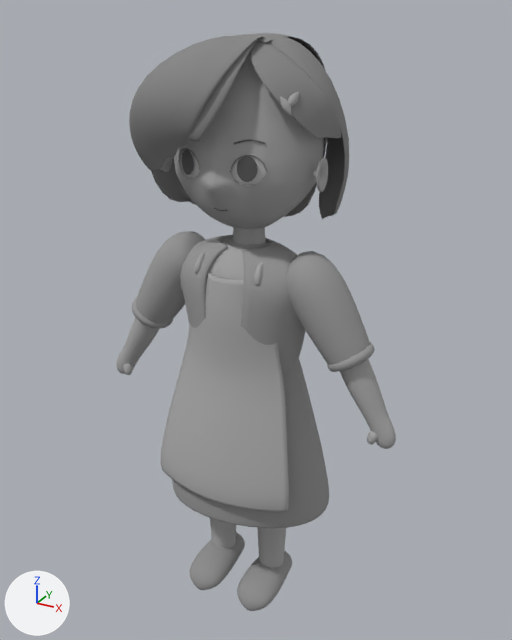
One commit to the glTF model public/assets/misaki-grayform-v1/misaki-grayform.glb: the scene before it, then after it.
The view is the same before and after, from a 50 mm lens placed at (0.812, -1.423, 1.527), pointed at (-0.003, 0.058, 0.787). Arrows for +X, +Y and +Z are at lower left; the lights stay in place. The picture after the commit comes second.

Names of what the first picture shows: 'misaki-grayform/clothed-body', 'misaki-grayform/face', 'misaki-grayform/feature-placement', 'misaki-grayform/hair' and 1 more.
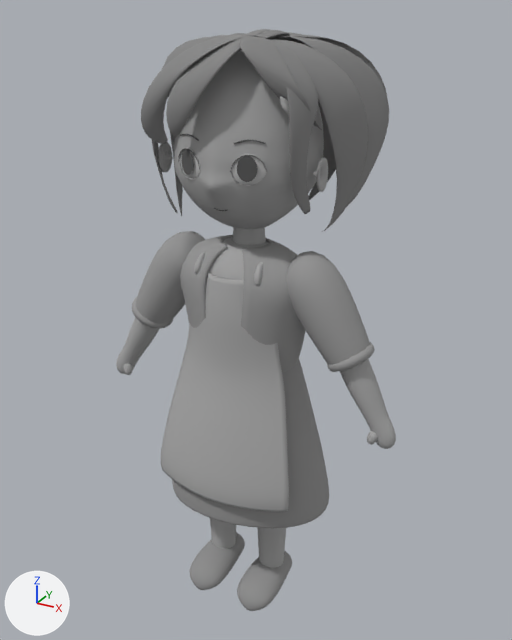
Commit message: Rearrange all Misaki hair groups into separate medium clump volumes

The change, as a diff of the scene's bpy script:
```diff
--- a/public/assets/misaki-grayform-v1/misaki-grayform.glb.py
+++ b/public/assets/misaki-grayform-v1/misaki-grayform.glb.py
@@ me_16___local_curved_crown_root_join_editable_quads_001 @@
-me_16___local_curved_crown_root_join_editable_quads_001.from_pydata(...)  # 4166 vertices, 8304 faces; spans x -0.228..0.226, y -0.191..0.223, z 1.002..1.433
+me_16___local_curved_crown_root_join_editable_quads_001.from_pydata(...)  # 4636 vertices, 9216 faces; spans x -0.264..0.271, y -0.165..0.267, z 0.995..1.441
+# me_16___local_curved_crown_root_join_editable_quads_001 part 1: the loose piece of 874 vertices spanning x -0.199..0.054, y -0.191..0.011, z 1.144..1.43 is rebuilt with 354 vertices and now spans x -0.205..0.025, y -0.144..0.001, z 1.2..1.429
+# me_16___local_curved_crown_root_join_editable_quads_001 part 2: the loose piece of 570 vertices spanning x 0.017..0.222, y -0.113..0.033, z 1.227..1.423 is rebuilt with 354 vertices and now spans x 0.029..0.203, y -0.126..0.0, z 1.247..1.43
+# me_16___local_curved_crown_root_join_editable_quads_001 part 3: the loose piece of 570 vertices spanning x 0.007..0.226, y -0.019..0.197, z 1.021..1.431 is rebuilt with 354 vertices and now spans x 0.042..0.271, y 0.047..0.2, z 1.044..1.427
+# me_16___local_curved_crown_root_join_editable_quads_001 part 4: the loose piece of 570 vertices spanning x -0.228..0.036, y -0.078..0.196, z 1.011..1.431 is rebuilt with 354 vertices and now spans x -0.258..0.009, y 0.082..0.233, z 1.031..1.43
+# me_16___local_curved_crown_root_join_editable_quads_001 part 5: the loose piece of 570 vertices spanning x -0.142..0.127, y 0.021..0.223, z 1.002..1.433 is rebuilt with 354 vertices and now spans x -0.176..0.03, y 0.074..0.255, z 1.014..1.435
+# me_16___local_curved_crown_root_join_editable_quads_001 part 6: a new loose piece of 354 vertices spanning x 0.006..0.189, y 0.081..0.265, z 1.035..1.435, in mat_gray_clay___hair_mass (grey #868686)
+# me_16___local_curved_crown_root_join_editable_quads_001 part 7: a new loose piece of 354 vertices spanning x -0.239..0.006, y -0.105..0.017, z 1.018..1.426, in mat_gray_clay___hair_mass (grey #868686)
+# me_16___local_curved_crown_root_join_editable_quads_001 part 8: a new loose piece of 354 vertices spanning x 0.034..0.245, y 0.1..0.267, z 1.026..1.429, in mat_gray_clay___hair_mass (grey #868686)
+# me_16___local_curved_crown_root_join_editable_quads_001 part 9: a new loose piece of 354 vertices spanning x 0.047..0.203, y -0.109..0.02, z 1.072..1.423, in mat_gray_clay___hair_mass (grey #868686)
+# me_16___local_curved_crown_root_join_editable_quads_001 part 10: a new loose piece of 354 vertices spanning x 0.047..0.258, y -0.03..0.098, z 1.016..1.422, in mat_gray_clay___hair_mass (grey #868686)
+# me_16___local_curved_crown_root_join_editable_quads_001 part 11: a new loose piece of 194 vertices spanning x -0.022..0.034, y -0.005..0.126, z 1.426..1.441, in mat_gray_clay___hair_mass (grey #868686)
+# me_16___local_curved_crown_root_join_editable_quads_001 part 12: a new loose piece of 194 vertices spanning x 0.02..0.061, y -0.004..0.126, z 1.425..1.44, in mat_gray_clay___hair_mass (grey #868686)
+# me_16___local_curved_crown_root_join_editable_quads_001 part 13: 1 vertex moved within x -0.018, y -0.099, z 1.399; 1010 vertices removed from x -0.066..0.063, y -0.182..0.055, z 1.231..1.431; 706 vertices added at x -0.264..0.052, y -0.165..0.14, z 0.995..1.429
 me_16___local_curved_crown_root_join_editable_quads_001.materials.append(mat_gray_clay___hair_mass)
```

Pixel boxes (x1, y1, x2, y2) of what changed, in the pictures (512 x 640 px; the box of a moved part takes in the faces that stretch with it):
'misaki-grayform/hair', reshaped (13% wider, 9% taller)
    before: (129, 33, 349, 219)
    after: (141, 29, 389, 232)
part 1 of me_16___local_curved_crown_root_join_editable_quads_001, rebuilt (20% narrower, 20% shorter)
    before: (129, 36, 260, 171)
    after: (141, 36, 246, 144)
part 2 of me_16___local_curved_crown_root_join_editable_quads_001, rebuilt (9% narrower)
    before: (250, 41, 341, 139)
    after: (239, 36, 322, 130)
part 3 of me_16___local_curved_crown_root_join_editable_quads_001, rebuilt
    before: (262, 35, 349, 219)
    after: (276, 36, 389, 207)
part 4 of me_16___local_curved_crown_root_join_editable_quads_001, rebuilt (mostly hidden)
    before: (151, 34, 254, 205)
    after: (231, 33, 245, 36)
part 5 of me_16___local_curved_crown_root_join_editable_quads_001, rebuilt (mostly hidden)
    before: (250, 33, 327, 217)
    after: (238, 36, 291, 51)
part 6 of me_16___local_curved_crown_root_join_editable_quads_001, added
    after: (276, 32, 336, 200)
part 7 of me_16___local_curved_crown_root_join_editable_quads_001, added
    after: (152, 37, 220, 213)
part 8 of me_16___local_curved_crown_root_join_editable_quads_001, added (mostly hidden)
    after: (303, 35, 388, 99)
part 9 of me_16___local_curved_crown_root_join_editable_quads_001, added
    after: (269, 39, 318, 214)
part 10 of me_16___local_curved_crown_root_join_editable_quads_001, added
    after: (271, 39, 368, 232)
part 11 of me_16___local_curved_crown_root_join_editable_quads_001, added
    after: (243, 29, 270, 36)
part 12 of me_16___local_curved_crown_root_join_editable_quads_001, added
    after: (256, 30, 290, 38)
part 13 of me_16___local_curved_crown_root_join_editable_quads_001, moved or reshaped
    before: (188, 36, 273, 142)
    after: (166, 35, 242, 216)
